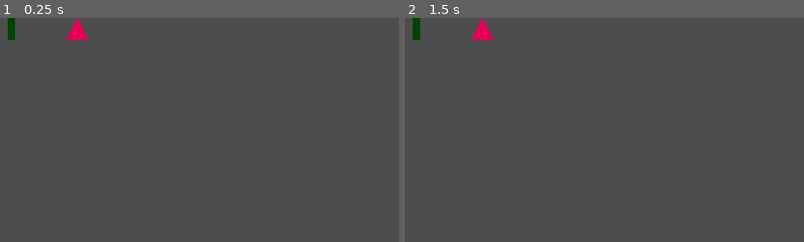
Above: before the commit, frames 1-2 (left to right).
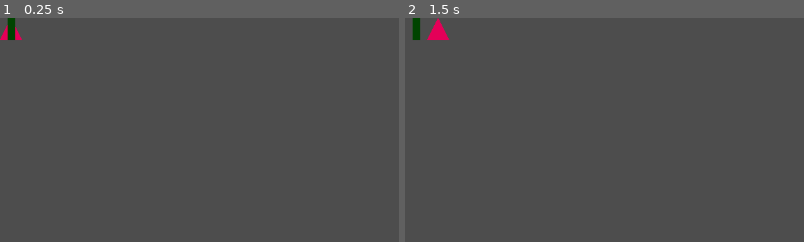
Above: after the commit, the same moments.

Repository: mjXmsdgh/game_gallery
Game: Godot game, scene res://game_scene/shooting/2_main/main.tscn
The game is run twice, just before and just after one commit, with the same random seed, the same clock (stepped at 60 frames per second) and the same inputs. This scene is started directly instead of the project's main scene.
Inputs:
- Up to frame 1 (0.25 s): no input
- Up to frame 2 (1.5 s): tap Enter (ui_accept) at 0.5, 0.6, 0.77, 1.07, 1.25, 1.35 s; hold Right (ui_right) from 0.53 s (still down)
The pictures show only the part of the screen within x 0-50%, y 0-50%; the shares and areas given below are measured in that part.

The runs differ from the first frame. In frame 1, 0.4% of the frame differs, in the area x 0-23%, y 0-10%; in frame 2, 0.6%, in the area x 5-23%, y 0-10%.

Commit message:
move player

Diff:
--- /dev/null
+++ b/game_scene/shooting/2_main/shooting_player.gd
@@ -0,0 +1,61 @@
+extends CharacterBody2D
+
+
+#const SPEED = 300.0
+#const JUMP_VELOCITY = -400.0
+const TILE_SIZE=32
+
+func _physics_process(delta: float) -> void:
+	# Add the gravity.
+	#if not is_on_floor():
+	#	velocity += get_gravity() * delta
+
+	# Handle jump.
+	#if Input.is_action_just_pressed("ui_accept") and is_on_floor():
+	#	velocity.y = JUMP_VELOCITY
+
+	# Get the input direction and handle the movement/deceleration.
+	# As good practice, you should replace UI actions with custom gameplay actions.
+	#var direction := Input.get_axis("ui_left", "ui_right")
+	#if direction:
+	#	velocity.x = direction * SPEED
+	#else:
+	#	velocity.x = move_toward(velocity.x, 0, SPEED)
+
+	#move_and_slide()
+	pass
+
+# Called every frame. 'delta' is the elapsed time since the previous frame.
+func _process(delta: float) -> void:
+	var velocity = Vector2.ZERO # The player's movement vector.
+
+	# キー入力
+	if Input.is_action_just_pressed("ui_right"):
+		velocity.x += 1
+	if Input.is_action_just_pressed("ui_left"):
+		velocity.x -= 1
+	if Input.is_action_just_pressed("ui_down"):
+		velocity.y += 1
+	if Input.is_action_just_pressed("ui_up"):
+		velocity.y -= 1
+
+	# 入力なし
+	if (velocity.x==0)and(velocity.y==0):
+		return
+
+	# 移動量
+	var move_value=velocity*TILE_SIZE
+
+	# 新しい位置
+	var new_position=position+move_value
+
+	# 移動できるかチェック
+	if test_move(global_transform,move_value):
+		return
+
+	# 丸める
+	new_position.x=round(new_position.x/TILE_SIZE)*TILE_SIZE
+	new_position.y=round(new_position.y/TILE_SIZE)*TILE_SIZE
+
+	# 移動
+	position=new_position
--- a/game_scene/shooting/2_main/shooting_player.tscn
+++ b/game_scene/shooting/2_main/shooting_player.tscn
@@ -1,9 +1,10 @@
-[gd_scene load_steps=2 format=3 uid="uid://c1anwtx6pv6p1"]
+[gd_scene load_steps=3 format=3 uid="uid://c1anwtx6pv6p1"]
 
+[ext_resource type="Script" path="res://game_scene/shooting/2_main/shooting_player.gd" id="1_lgjgg"]
 [ext_resource type="Texture2D" uid="uid://dsl46v4moajtl" path="res://image/player_shooting.png" id="1_uedon"]
 
 [node name="CharacterBody2D" type="CharacterBody2D"]
-position = Vector2(96, 0)
+script = ExtResource("1_lgjgg")
 
 [node name="CollisionPolygon2D" type="CollisionPolygon2D" parent="."]
 polygon = PackedVector2Array(16, 0, 32, 32, 0, 32)
